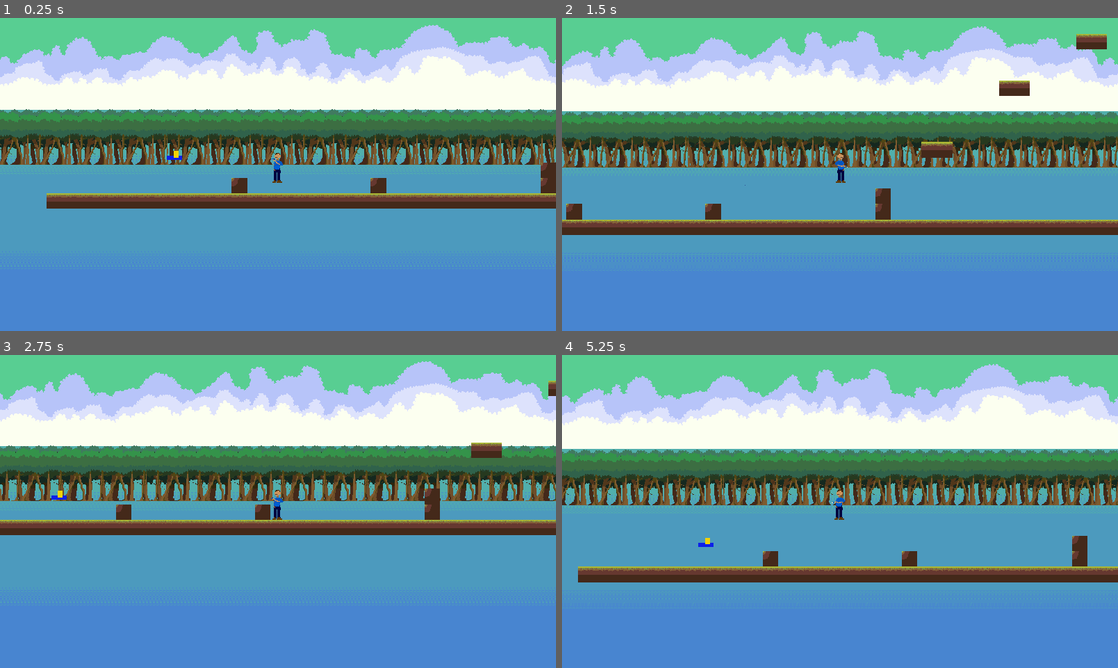
Above: before the commit, frames 1-4 (two rows, left to right).
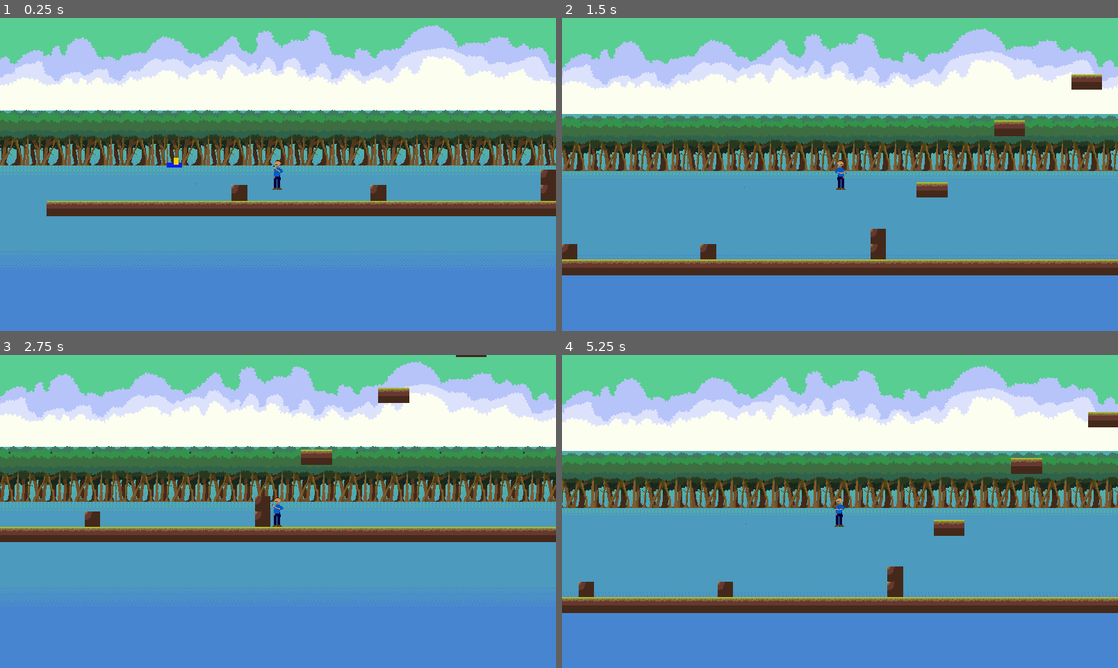
Above: after the commit, the same moments.

Repository: LuizzDutra/Remorse-of-Blue-Pen
Game: Godot game, scene res://Scenes/Levels/Level1.tscn
The game is run twice, just before and just after one commit, with the same random seed, the same clock (stepped at 60 frames per second) and the same inputs. This scene is started directly instead of the project's main scene.
Inputs (mouse positions are in pixels of both pictures, inside the frame that each line leads up to):
- Up to frame 1 (0.25 s): no input
- Up to frame 2 (1.5 s): move the mouse to (812, 237) at 0.52 s; hold Shift (dash) 0.53-1.28 s; hold D (move_right) from 0.53 s (still down); tap W (jump) at 0.77 s; move the mouse to (1006, 221) at 1.27 s; tap E (interact) at 1.35 s
- Up to frame 3 (2.75 s): tap W (jump) at 1.52 s; move the mouse to (111, 464) at 2.02 s; release D (move_right) at 2.03 s; hold A (move_left) from 2.03 s (still down); click (111, 464) at 2.1 s
- Up to frame 4 (5.25 s): move the mouse to (867, 511) at 2.77 s; tap Shift (dash) at 2.85 s; tap W (jump) at 3.02, 3.77, 4.52 s; move the mouse to (756, 433) at 3.52 s; tap E (interact) at 3.6 s; move the mouse to (962, 495) at 4.27 s; release A (move_left) at 4.28 s; hold D (move_right) from 4.28 s (still down); click (962, 495) at 4.35 s; move the mouse to (728, 527) at 5.02 s; hold Shift (dash) from 5.03 s (still down)

The runs differ from the first frame. In frame 1, 10% of the frame differs, in the area x 0-100%, y 2-64%; in frame 2, 24%; in frame 3, 22%; in frame 4, 27%, in the area x 0-100%, y 2-83%.
Error in both runs: Attempt to call function 'add_child' in base 'null instance' on a null instance. (res://Scripts/Receiver.gd:20)

Commit message:
player child nodes position fix

Diff:
--- a/Scenes/Player.tscn
+++ b/Scenes/Player.tscn
@@ -36,37 +36,29 @@
 shape = SubResource( 1 )
 
 [node name="HurtBox" type="Area2D" parent="."]
-position = Vector2( 0, 15 )
 collision_layer = 8
 collision_mask = 0
 script = ExtResource( 4 )
 
 [node name="CollisionShape2D2" type="CollisionShape2D" parent="HurtBox"]
-position = Vector2( 0, -15 )
 shape = SubResource( 2 )
 
 [node name="DetectArea" type="Area2D" parent="."]
-position = Vector2( 0, 15 )
 collision_layer = 128
 collision_mask = 0
 script = ExtResource( 4 )
 
 [node name="CollisionShape2D2" type="CollisionShape2D" parent="DetectArea"]
-position = Vector2( 0, -15 )
 shape = SubResource( 2 )
 
 [node name="InteractionArea" type="Area2D" parent="."]
-visible = false
-position = Vector2( 0, 15 )
 collision_layer = 0
 collision_mask = 4
 
 [node name="CollisionShape2D" type="CollisionShape2D" parent="InteractionArea"]
-position = Vector2( 0, -15 )
 shape = SubResource( 3 )
 
 [node name="Camera2D" type="Camera2D" parent="."]
-position = Vector2( 0, 15 )
 current = true
 zoom = Vector2( 0.6, 0.6 )
 
--- a/Scripts/Player.gd
+++ b/Scripts/Player.gd
@@ -15,7 +15,7 @@
 export var acceleration: float = 3600
 export var friction: float = 1800
 export var max_speed: float = 600
-export var max_vertical_speed: float = 500
+export var max_vertical_speed: float = 800
 export var gravity: float = 9.8 * 4
 export var jump_force = 20
 export var dash_mult = 1.25
